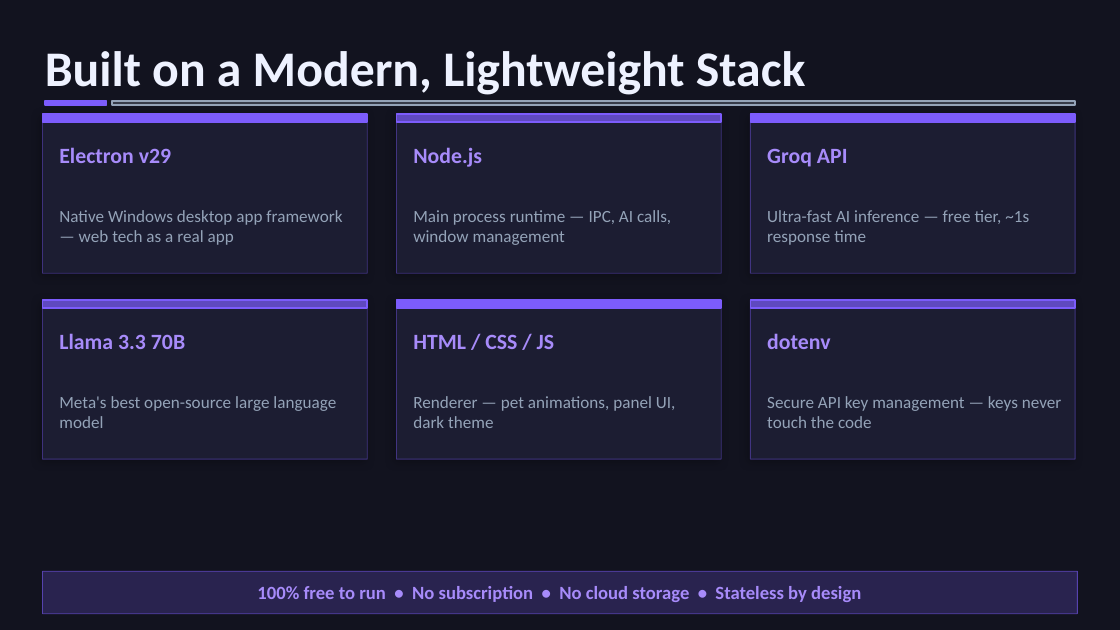
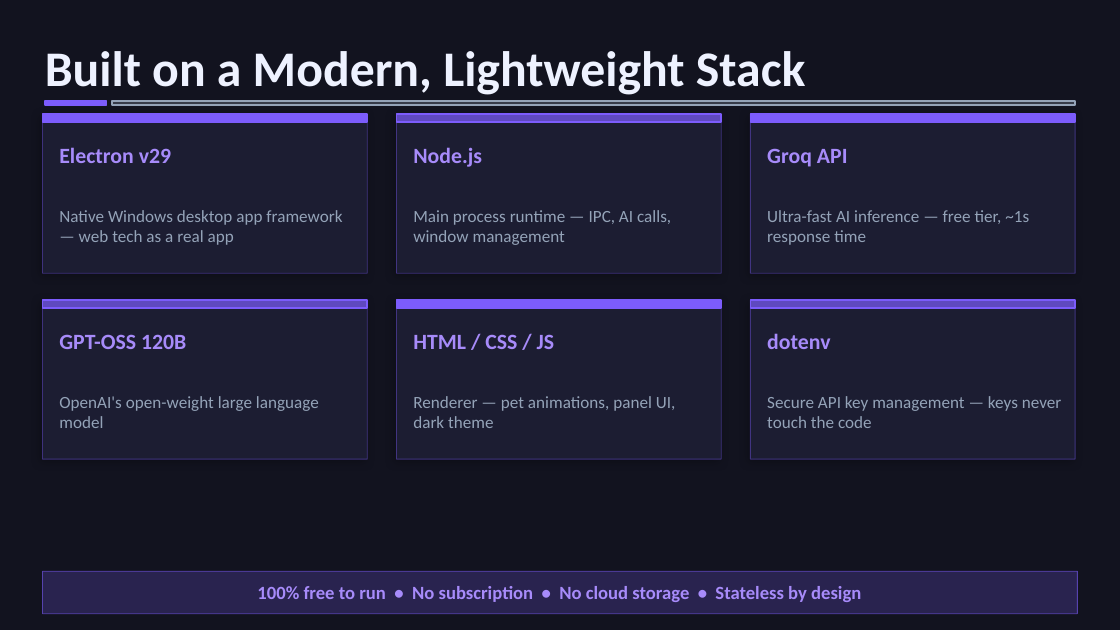
Before and after one commit to bhavik8025/BEBO-the-PET, a slide deck: slide 6 of BEBO-Pitch-Deck.pptx. Drawn at 1120x630 pixels with LibreOffice and Linux fonts; fonts in the diff are those of the drawing. Boxes give left, top, right and bottom in pixels: in the first picture for what was removed or moved away, otherwise in the second. Text is boxed around its words. In the diff, an @@ line names an element or a change of style, - is before the commit and + after.

```diff
--- a/BEBO-Pitch-Deck.pptx
+++ b/BEBO-Pitch-Deck.pptx
@@ text at bbox=[59, 334, 186, 349]: text changed @@
-Llama 3.3 70B
+GPT-OSS 120B
@@ text at bbox=[59, 396, 319, 428]: text changed @@
-Meta's best open-source large language model
+OpenAI's open-weight large language model
```
Also in this commit, not shown: 12 other slides changed, 17 other files.
